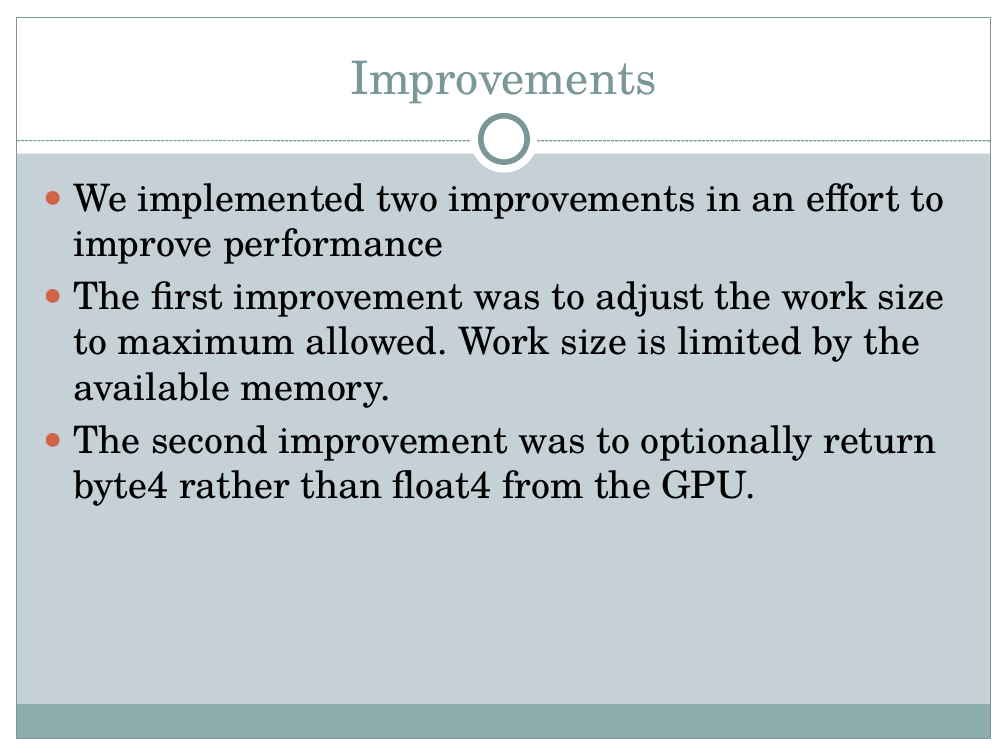
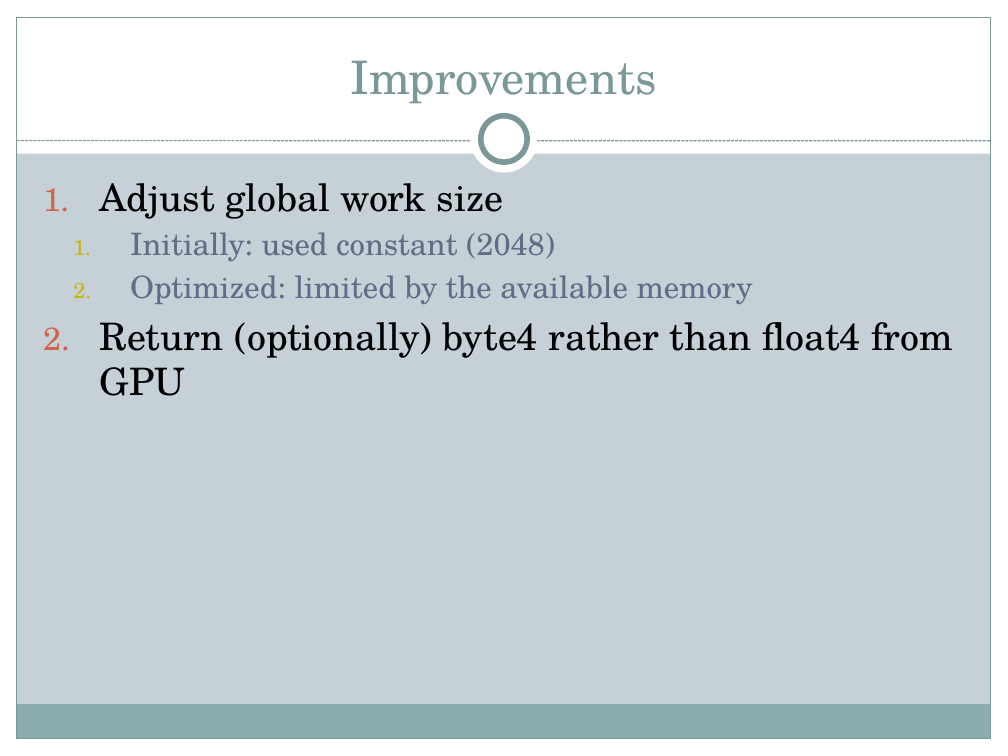
Before and after one commit to freethenation/OpenCLNoise, a slide deck: slide 10 of docs/Presentation.pptx (slide 7 before the commit). Drawn at 1008x756 pixels with LibreOffice and Linux fonts; fonts in the diff are those of the drawing. Boxes give left, top, right and bottom in pixels: in the first picture for what was removed or moved away, otherwise in the second. Text is boxed around its words. In the diff, an @@ line names an element or a change of style, - is before the commit and + after.

```diff
--- a/docs/Presentation.pptx
+++ b/docs/Presentation.pptx
@@ text at [100,183,953,396]: text changed @@
-● We implemented two improvements in an effort to improve performance
-● The first improvement was to adjust the work size to maximum allowed. Work size is limited by the available memory.
-● The second improvement was to optionally return byte4 rather than float4 from the GPU.
+1. Adjust global work size
+  1. Initially: used constant (2048)
+  2. Optimized: limited by the available memory
+2. Return (optionally) byte4 rather than float4 from GPU
```
Also in this commit, not shown: 2 other slides changed, 4 slides added, 1 slide removed, 5 other files.
